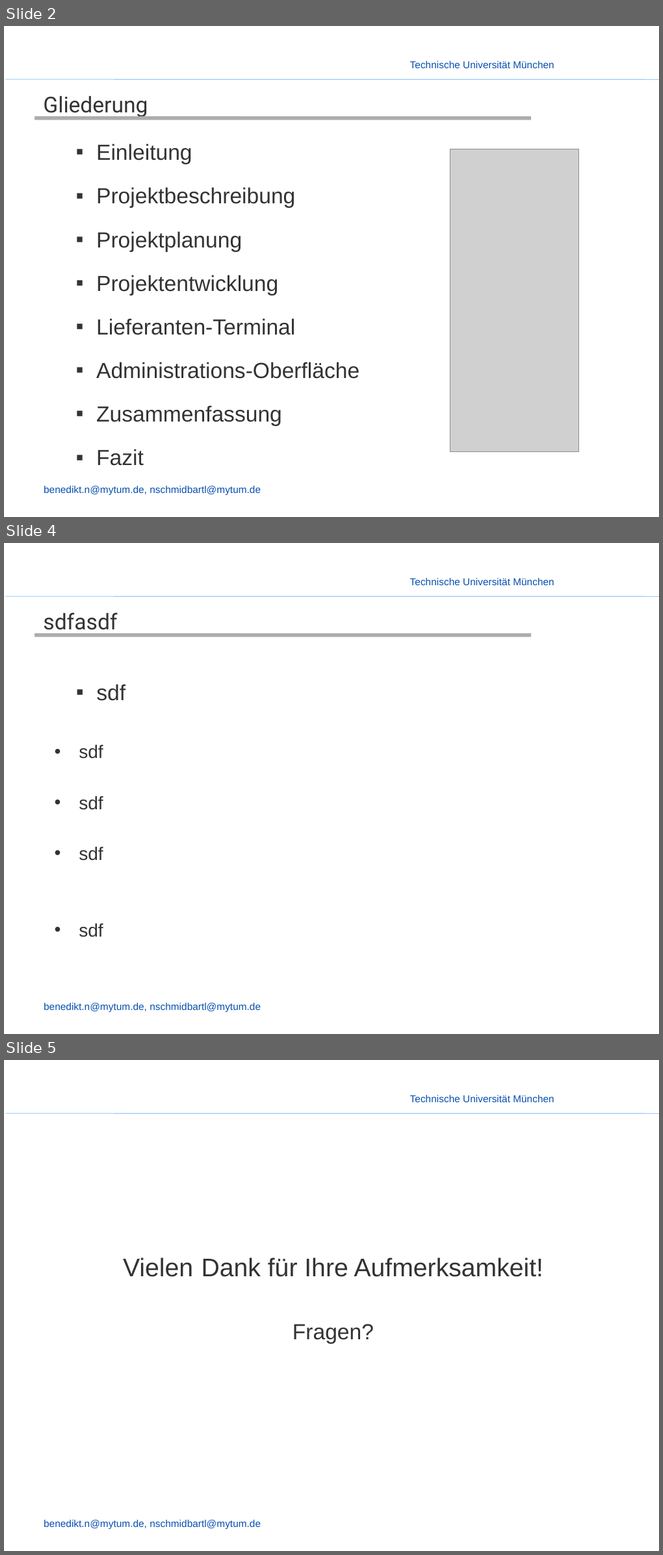
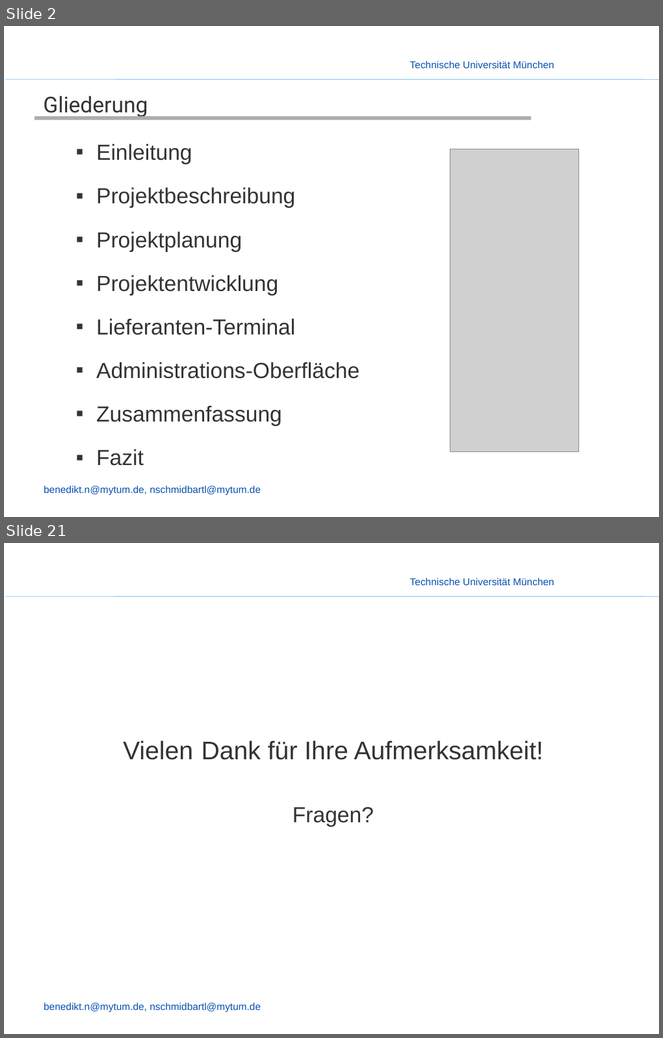
Before and after one commit to enjayes/logistikapp, a slide deck: Präsentation/Presentation - Nobbi.pptx. Shown one above the other, each under a label of ours: slides 2, 4 and 5 before the commit, slides 2 and 21 after it; the slides between them are not shown. The pictures are 663x1555 and 663x1038 pixels, drawn with LibreOffice and Linux fonts; fonts in the diff are those of the drawing; grey boxes stand for pictures; background and template pictures are left out. Boxes give left, top, right and bottom in pixels: in the first picture for what was removed or moved away, otherwise in the second. Text is boxed around its words. In the diff, an @@ line names an element or a change of style, - is before the commit and + after.

```diff
--- a/Präsentation/Presentation - Nobbi.pptx
+++ b/Präsentation/Presentation - Nobbi.pptx
@@ slide 4 removed at [4, 543, 659, 1034], background picture (left out); not listed: 3 template elements that a slide beside it also shows @@
@@ title removed at [43, 613, 117, 635] @@
-sdfasdf
@@ line removed from (35, 635) to (531, 635) @@
@@ text removed at [96, 684, 126, 701] @@
-  ▪ sdf
@@ text removed at [79, 745, 103, 938] @@
-• sdf
-• sdf
-• sdf
-• sdf
@@ what was slide 5 is now slide 21 @@
```
Also in this commit, not shown: 1 slide changed, 17 slides added, 1 other file.
